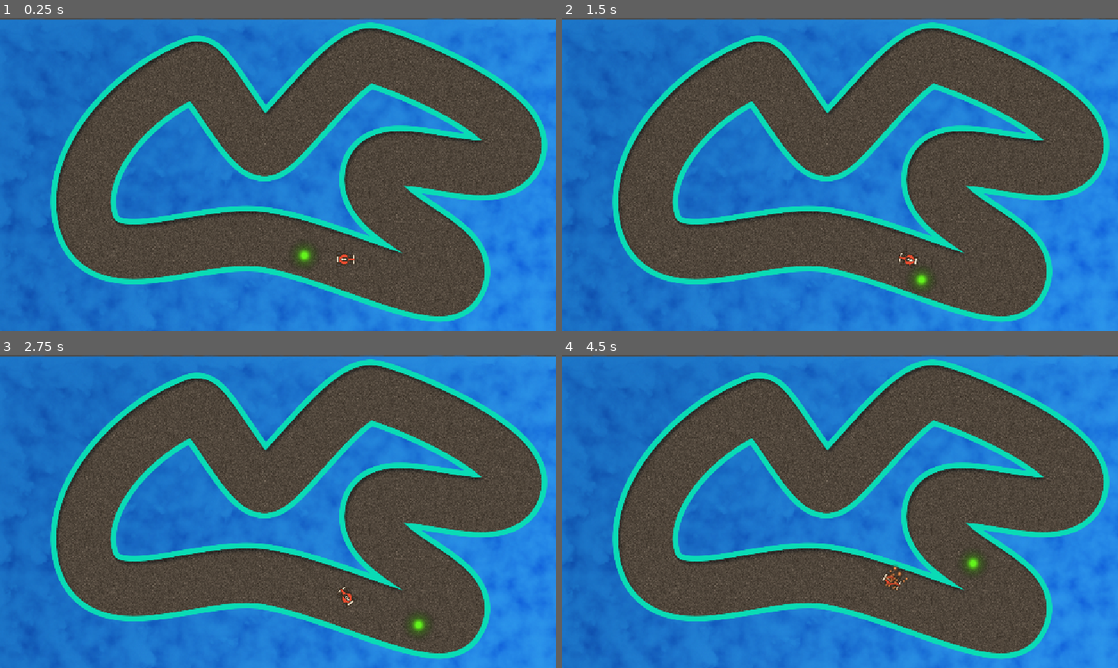
Above: before the commit, frames 1-4 (two rows, left to right).
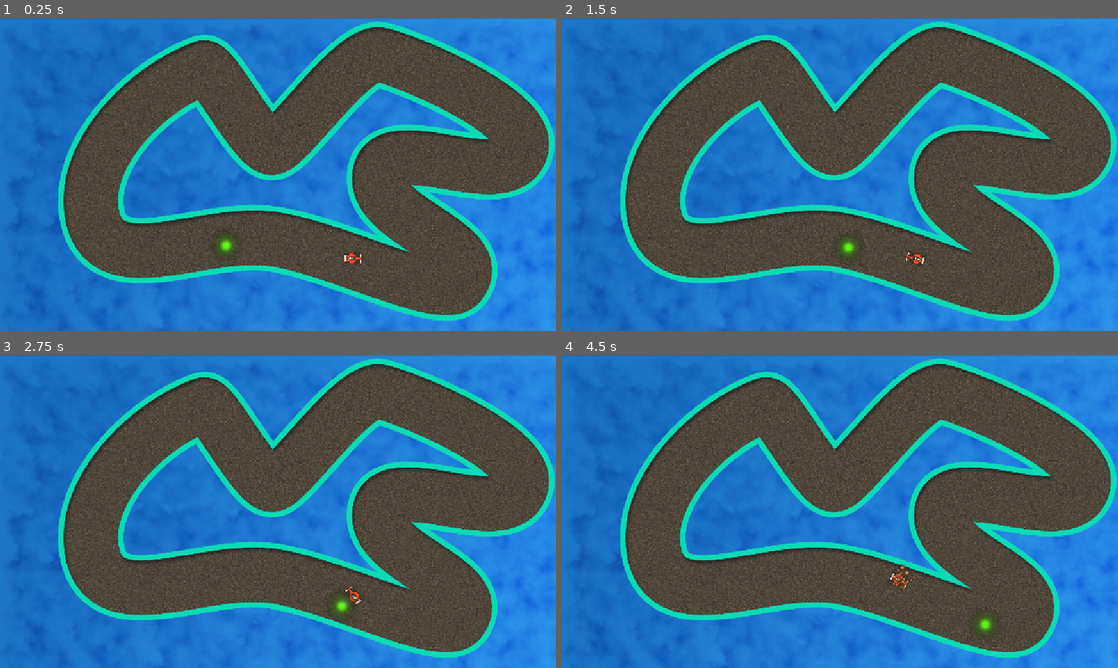
Above: after the commit, the same moments.

Repository: Sohamcodesabit/Top-down-Car-Game
Game: Godot game, scene res://Scenes/Track/Track.tscn
Two runs of this game, one before a commit and one after it. Both use one fixed random seed, a clock stepped at 60 frames per second and the inputs below.
Inputs:
- Up to frame 1 (0.25 s): no input
- Up to frame 2 (1.5 s): hold Right (ui_right) 0.53-1.28 s; hold Left (ui_left) from 1.28 s (still down)
- Up to frame 3 (2.75 s): release Left (ui_left) at 2.03 s; hold Right (ui_right) from 2.03 s (still down)
- Up to frame 4 (4.5 s): release Right (ui_right) at 2.78 s; hold W (ui_up) 2.78-3.53 s; hold Left (ui_left) from 3.53 s (still down)

The runs differ from the first frame. In frame 1, 17% of the frame differs, in the area x 0-100%, y 0-100%; in frame 2, 16%; in frame 3, 16%; in frame 4, 17%.

Commit message:
debugging

Diff:
--- a/Scenes/OilDropper/OilDropper.gd
+++ b/Scenes/OilDropper/OilDropper.gd
@@ -18,9 +18,12 @@
 
 
 
+
 # Called when the node enters the scene tree for the first time.
 func _ready() -> void:
-	pass # Replace with function body.
+	debug_dot.visible = debug
+	progress_ratio = randf()
+	start_timer() # Replace with function body.
 
 
 # Called every frame. 'delta' is the elapsed time since the previous frame.
@@ -43,12 +46,15 @@
 	oil_container.add_child(oil_hazard)
 	oil_hazard.global_position = Vector2(
 		global_position.x + randf_range(-drop_margin, drop_margin),
-		global_position.y +randf_range(-drop_margin, drop_margin)
+		global_position.y + randf_range(-drop_margin, drop_margin)
 	)
 	start_timer()
 
 
 
 
+
+
+
 func _on_drop_timer_timeout() -> void:
-	drop_oil()
+	drop_oil()# Replace with function body.
--- a/Scenes/OilDropper/OilDropper.tscn
+++ b/Scenes/OilDropper/OilDropper.tscn
@@ -11,7 +11,7 @@
 scale = Vector2(0.1, 0.1)
 texture = ExtResource("1_plil5")
 
-[node name="DropTimer" type="Timer" parent="DebugDot"]
+[node name="DropTimer" type="Timer" parent="."]
 one_shot = true
 
-[connection signal="timeout" from="DebugDot/DropTimer" to="." method="_on_drop_timer_timeout"]
+[connection signal="timeout" from="DropTimer" to="." method="_on_drop_timer_timeout"]
--- a/Scenes/Track/Track.tscn
+++ b/Scenes/Track/Track.tscn
@@ -16,19 +16,20 @@
 script = ExtResource("1_0do6f")
 
 [node name="Background" type="Sprite2D" parent="."]
-position = Vector2(617, 360)
+position = Vector2(632.2, 358)
 scale = Vector2(1.1, 1.1)
 texture = ExtResource("1_okhpi")
 
 [node name="TrackImage" type="Sprite2D" parent="."]
-position = Vector2(622, 324)
+position = Vector2(637.2, 322)
 scale = Vector2(0.8, 0.8)
 texture = ExtResource("1_fv5kj")
 
 [node name="Car" parent="." instance=ExtResource("3_0ld5s")]
-position = Vector2(716, 499)
+position = Vector2(731.2, 497)
 
 [node name="TrackCollison" type="Area2D" parent="."]
+position = Vector2(15.2, -2)
 collision_layer = 0
 
 [node name="CollisionPolygon2D" type="CollisionPolygon2D" parent="TrackCollison"]
@@ -38,6 +39,7 @@
 polygon = PackedVector2Array(540, 175, 467, 74, 416, 38, 364, 55, 319, 75, 280, 99, 243, 131, 206, 166, 138, 262, 117,  …(406 unchanged characters)…
 
 [node name="TrackPath" type="Path2D" parent="."]
+position = Vector2(15.2, -2)
 curve = SubResource("Curve2D_0do6f")
 
 [node name="OilDropper" parent="TrackPath" node_paths=PackedStringArray("oil_container") instance=ExtResource("5_vfgym")]
